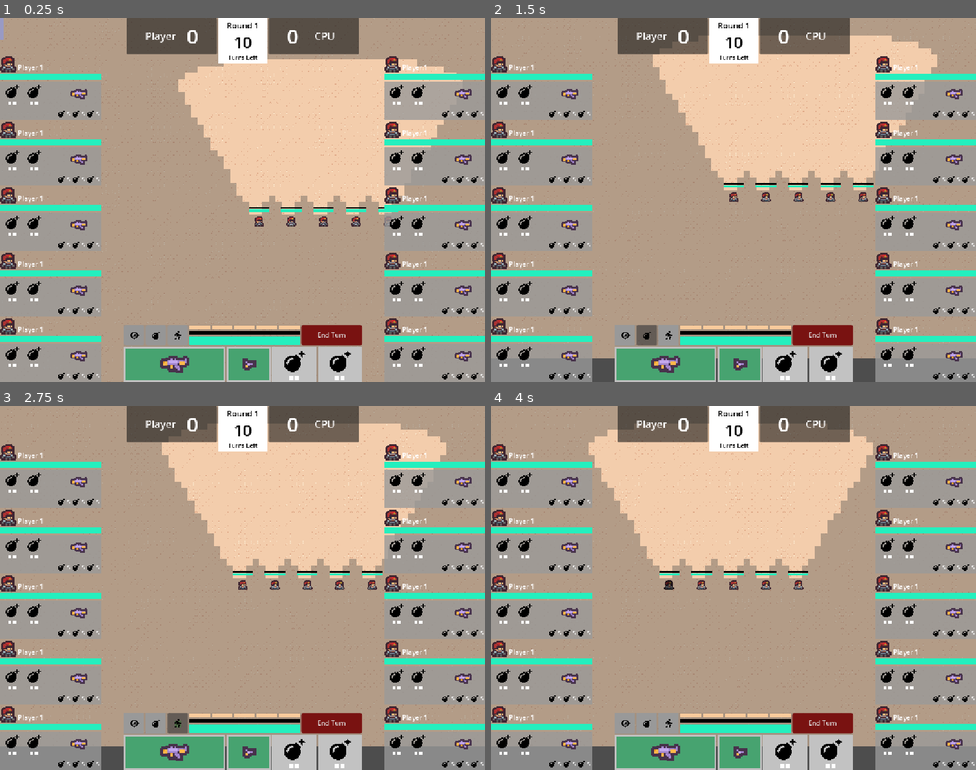
Above: before the commit, frames 1-4 (two rows, left to right).
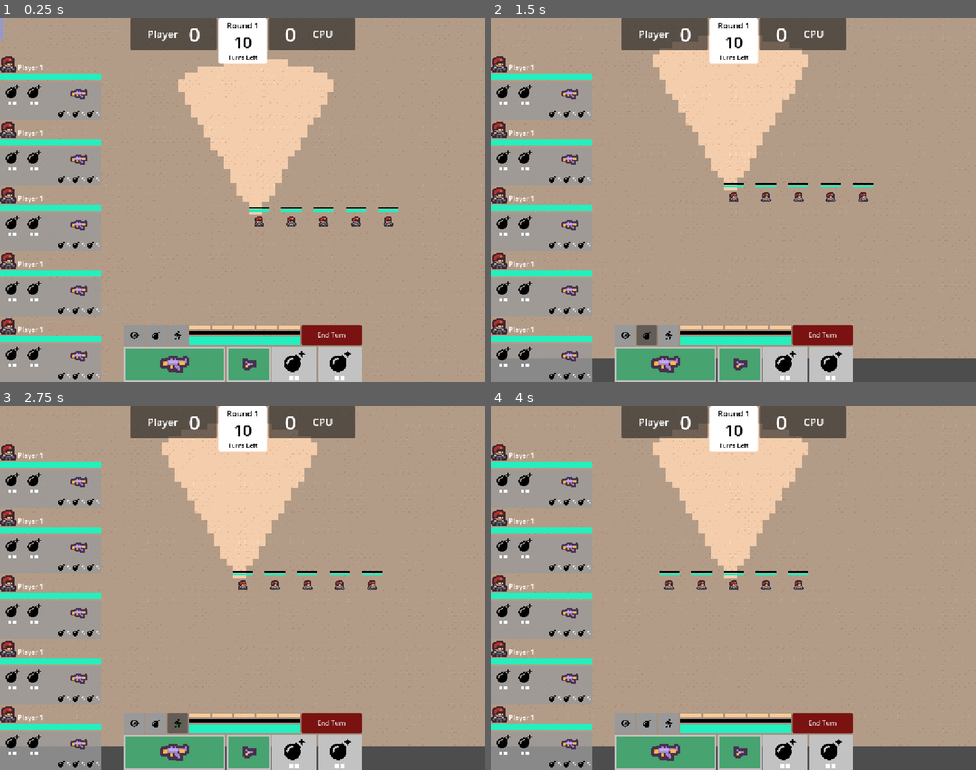
Above: after the commit, the same moments.

Repository: david8zhang/valorant-team-manager-godot
Game: Godot game, scene res://scenes/GameRound.tscn
Two runs of this game, one before a commit and one after it. Both use one fixed random seed, a clock stepped at 60 frames per second and the inputs below.
Inputs (mouse positions are in pixels of both pictures, inside the frame that each line leads up to):
- Up to frame 1 (0.25 s): no input
- Up to frame 2 (1.5 s): click (626, 334) at 0.5 s; click (646, 334) at 1.25 s
- Up to frame 3 (2.75 s): click (179, 722) at 2 s
- Up to frame 4 (4 s): click "End Turn" at 2.75 s; click (665, 751) at 3.5 s

The runs differ from the first frame. In frame 1, 12% of the frame differs, in the area x 26-100%, y 0-100%; in frame 2, 15%; in frame 3, 15%; in frame 4, 16%, in the area x 20-100%, y 0-100%.

Commit message:
retool vision system

Diff:
--- a/codebase/prefabs/Agent.tscn
+++ b/codebase/prefabs/Agent.tscn
@@ -1,18 +1,26 @@
-[gd_scene load_steps=8 format=3 uid="uid://dgma3qa7i4xrv"]
+[gd_scene load_steps=10 format=3 uid="uid://dgma3qa7i4xrv"]
 
 [ext_resource type="Script" uid="uid://cousgjyl2dre2" path="res://scripts/Agent.gd" id="1_2tte8"]
 [ext_resource type="PackedScene" uid="uid://kmph2uqtkb3c" path="res://prefabs/Projectile.tscn" id="2_gfyoo"]
 [ext_resource type="SpriteFrames" uid="uid://d02w635ulau0" path="res://animations/sample.tres" id="2_o1fgx"]
+[ext_resource type="Shader" uid="uid://bf76nfgiouag3" path="res://shaders/solid_color.gdshader" id="3_ajnbc"]
 [ext_resource type="StyleBox" uid="uid://dg87xambkxjlc" path="res://prefabs/HealthBG.tres" id="3_n7dr3"]
 [ext_resource type="StyleBox" uid="uid://dy7sneapy3v78" path="res://prefabs/HealthFill.tres" id="4_j1ufw"]
 [ext_resource type="Texture2D" uid="uid://bw87xas1a5usf" path="res://assets/placeholder/vandal_ingame.png" id="5_j1ufw"]
 [ext_resource type="StyleBox" uid="uid://cy5g0kjs21b00" path="res://prefabs/ShieldFill.tres" id="6_efgjp"]
+
+[sub_resource type="ShaderMaterial" id="ShaderMaterial_bgk42"]
+resource_local_to_scene = true
+shader = ExtResource("3_ajnbc")
+shader_parameter/enabled = false
+shader_parameter/solid_color = Color(0.392157, 0.392157, 0.392157, 1)
 
 [node name="Agent" type="Node2D"]
 script = ExtResource("1_2tte8")
 projectile_scene = ExtResource("2_gfyoo")
 
 [node name="AnimatedSprite2D" type="AnimatedSprite2D" parent="."]
+material = SubResource("ShaderMaterial_bgk42")
 scale = Vector2(2, 2)
 sprite_frames = ExtResource("2_o1fgx")
 animation = &"idle"
--- a/codebase/prefabs/AgentStatus.tscn
+++ b/codebase/prefabs/AgentStatus.tscn
@@ -1,6 +1,7 @@
-[gd_scene load_steps=8 format=3 uid="uid://wxeqn8voogow"]
+[gd_scene load_steps=9 format=3 uid="uid://wxeqn8voogow"]
 
 [ext_resource type="Texture2D" uid="uid://beu1d2qdbfmxn" path="res://assets/agents/brimstone.png" id="1_d1d8l"]
+[ext_resource type="Script" uid="uid://bjddamp2r15i4" path="res://scripts/AgentStatus.gd" id="1_mjuwj"]
 [ext_resource type="StyleBox" uid="uid://dg87xambkxjlc" path="res://prefabs/HealthBG.tres" id="2_wjiy0"]
 [ext_resource type="StyleBox" uid="uid://dy7sneapy3v78" path="res://prefabs/HealthFill.tres" id="3_knam2"]
 [ext_resource type="Texture2D" uid="uid://7pdwea6dt72o" path="res://assets/placeholder/bomb-solid-full.svg" id="5_d1d8l"]
@@ -22,6 +23,7 @@
 grow_horizontal = 2
 grow_vertical = 2
 theme_override_styles/panel = SubResource("StyleBoxFlat_qsf7e")
+script = ExtResource("1_mjuwj")
 
 [node name="VBoxContainer" type="VBoxContainer" parent="."]
 layout_mode = 2
--- a/codebase/prefabs/Scoreboard.tscn
+++ b/codebase/prefabs/Scoreboard.tscn
@@ -4,6 +4,10 @@
 
 [sub_resource type="StyleBoxFlat" id="StyleBoxFlat_7gbi6"]
 bg_color = Color(1, 1, 1, 1)
+corner_radius_top_left = 5
+corner_radius_top_right = 5
+corner_radius_bottom_right = 5
+corner_radius_bottom_left = 5
 
 [node name="Scoreboard" type="Control"]
 layout_mode = 3
@@ -31,10 +35,10 @@
 
 [node name="MarginContainer" type="MarginContainer" parent="HBoxContainer/PlayerScoreContainer"]
 layout_mode = 2
-theme_override_constants/margin_left = 35
-theme_override_constants/margin_top = 10
-theme_override_constants/margin_right = 35
-theme_override_constants/margin_bottom = 10
+theme_override_constants/margin_left = 30
+theme_override_constants/margin_top = 5
+theme_override_constants/margin_right = 30
+theme_override_constants/margin_bottom = 5
 
 [node name="PlayerScore" type="HBoxContainer" parent="HBoxContainer/PlayerScoreContainer/MarginContainer"]
 custom_minimum_size = Vector2(150, 0)
@@ -110,10 +114,10 @@
 
 [node name="MarginContainer" type="MarginContainer" parent="HBoxContainer/CPUScoreContainer"]
 layout_mode = 2
-theme_override_constants/margin_left = 35
-theme_override_constants/margin_top = 10
-theme_override_constants/margin_right = 35
-theme_override_constants/margin_bottom = 10
+theme_override_constants/margin_left = 30
+theme_override_constants/margin_top = 5
+theme_override_constants/margin_right = 30
+theme_override_constants/margin_bottom = 5
 
 [node name="CPUScore" type="HBoxContainer" parent="HBoxContainer/CPUScoreContainer/MarginContainer"]
 custom_minimum_size = Vector2(150, 0)
--- a/codebase/project.godot
+++ b/codebase/project.godot
@@ -20,9 +20,9 @@
 window/size/viewport_width=1200
 window/size/viewport_height=900
 window/size/initial_position_type=0
-window/size/initial_position=Vector2i(-2000, -2000)
+window/size/window_width_override=2400
+window/size/window_height_override=1800
 window/stretch/mode="canvas_items"
-window/dpi/allow_hidpi=false
 
 [input]
 
--- a/codebase/scenes/GameRound.tscn
+++ b/codebase/scenes/GameRound.tscn
@@ -39,6 +39,7 @@
 grow_horizontal = 1
 
 [node name="TeamStatus2" parent="CanvasLayer/Control" instance=ExtResource("2_ngxvu")]
+visible = false
 layout_mode = 1
 anchors_preset = 11
 anchor_left = 1.0
--- a/codebase/scripts/Agent.gd
+++ b/codebase/scripts/Agent.gd
@@ -189,3 +189,19 @@
 		if t.x == other_agent_tile_pos.x and t.y == other_agent_tile_pos.y:
 			return true
 	return false
+
+func hide_in_fog_of_war():
+	var shader = sprite.material as ShaderMaterial
+	shader.set_shader_parameter("enabled", true)
+	health_bar.hide()
+	shield_bar.hide()
+
+func hide_fully():
+	hide()
+
+func show_fully():
+	show()
+	health_bar.show()
+	shield_bar.show()
+	var shader = sprite.material as ShaderMaterial
+	shader.set_shader_parameter("enabled", false)
--- a/codebase/scripts/AgentController.gd
+++ b/codebase/scripts/AgentController.gd
@@ -44,7 +44,7 @@
 
 func handle_enemy_agent_click(agent):
 	if curr_action_state == ActionState.PRIMARY_ATTACK or curr_action_state == ActionState.SECONDARY_ATTACK:
-		if game_round.get_ap_cost_for_primary_attack() <= selected_agent.rem_action_points:
+		if game_round.get_ap_cost_for_primary_attack() <= selected_agent.rem_action_points and has_vision_on_enemy(selected_agent, agent):
 			var midpoint_pos = Vector2((selected_agent.global_position.x + agent.global_position.x) / 2, (selected_agent.global_position.y + agent.global_position.y) / 2)
 			game_round.game_camera.target_position = midpoint_pos
 			var battle_preview_menu = game_round.battle_preview_menu
@@ -104,12 +104,12 @@
 		select_agent(agents_to_select.pick_random())
 	else:
 		complete_turn()
-	game_round.update_visible_enemies()
+	game_round.update_visible_enemies_to_player()
 
 func complete_move():
 	highlight_overlay.should_update_pos = true
-	game_round.update_visible_enemies()
-	game_round.map.show_player_team_visible_tiles()
+	game_round.update_visible_enemies_to_player()
+	show_visible_tiles_for_selected_agent()
 
 func complete_turn():
 	selected_agent.has_completed_turn = true
@@ -121,8 +121,7 @@
 	center_camera_on_agent(agent)
 	action_menu.update_all()
 	action_menu.show()
-	selected_agent.update_visible_tiles()
-	game_round.map.show_player_team_visible_tiles()
+	show_visible_tiles_for_selected_agent()
 
 func center_camera_on_agent(agent: Agent):
 	game_round.game_camera.target_position = agent.global_position
@@ -137,7 +136,18 @@
 		action_menu.update_all()
 
 func on_battle_complete():
-	pass
+	if selected_agent.is_dead():
+		complete_turn()
 
 func update_action_menu():
 	action_menu.update_all()
+
+func has_vision_on_enemy(curr_agent, target):
+	var visible_tiles = curr_agent.visible_tiles
+	var enemy_tile_pos = game_round.map.get_tile_pos_from_world_pos(target.global_position)
+	return visible_tiles.has(enemy_tile_pos)
+
+func show_visible_tiles_for_selected_agent():
+	selected_agent.update_visible_tiles()
+	game_round.map.vision_layer.clear()
+	game_round.map.show_specific_visible_tiles(selected_agent.visible_tiles)
--- /dev/null
+++ b/codebase/scripts/AgentStatus.gd
@@ -0,0 +1,2 @@
+class_name AgentStatus
+extends PanelContainer
--- a/codebase/scripts/CPUAgentController.gd
+++ b/codebase/scripts/CPUAgentController.gd
@@ -30,7 +30,7 @@
 func complete_move():
 	on_complete_move.emit()
 	# Update visible enemies for player, since the game is from player's perspective
-	game_round.update_visible_enemies()
+	game_round.update_visible_enemies_to_player()
 	attack_target_if_possible()
 
 func attack_target_if_possible():
--- a/codebase/scripts/DebugMenu.gd
+++ b/codebase/scripts/DebugMenu.gd
@@ -39,4 +39,4 @@
 		if !agent.is_dead():
 			agent.show()
 	game_round.map.show_player_team_visible_tiles()
-	game_round.update_visible_enemies()
+	game_round.update_visible_enemies_to_player()
--- a/codebase/scripts/GameRound.gd
+++ b/codebase/scripts/GameRound.gd
@@ -29,11 +29,12 @@
 	agent_controller.start_turn()
 	for a in player_team.agents:
 		a.update_visible_tiles()
-	map.show_player_team_visible_tiles()
 
 func on_complete_turn():
 	# Check if all agents have completed their turns
 	if have_all_agents_completed_turn():
+		if is_round_over():
+			return
 		go_to_next_turn_cycle()
 	if curr_turn_side == Side.PLAYER:
 		curr_turn_side = Side.CPU
@@ -61,10 +62,23 @@
 		var agent = a as Agent
 		agent.sprite.self_modulate = Color(1, 1, 1)
 
-func update_visible_enemies():
-	var visible_tiles = player_team.get_all_visible_tiles() as Array
+func update_visible_enemies_to_player():
+	# Only show visible enemies for selected agent, otherwise, just show them as gray blobs
+	var selected_agent = agent_controller.selected_agent as Agent
+	var visible_tiles_for_selected_agent = selected_agent.visible_tiles
+	var other_visible_tiles = player_team.get_all_visible_tiles().filter(func (p): return !visible_tiles_for_selected_agent.has(p))
 	var enemy_agents = cpu_team.agents as Array[Agent]
-	update_specific_visible_enemies(visible_tiles, enemy_agents)
+
+	for agent in enemy_agents:
+		if !agent.is_dead():
+			var tile_pos = map.get_tile_pos_from_world_pos(agent.global_position)
+			if visible_tiles_for_selected_agent.has(tile_pos):
+				agent.show_fully()
+			else:
+				if other_visible_tiles.has(tile_pos):
+					agent.hide_in_fog_of_war()
+				else:
+					agent.hide_fully()
 
 func update_specific_visible_enemies(visible_tiles, enemy_agents):
 	for agent in enemy_agents:
@@ -92,3 +106,6 @@
 
 func get_ap_cost_for_primary_attack():
 	return AP_COST_PRIMARY_ATTACK
+
+func is_round_over():
+	return scoreboard.turns_remaining == 0
--- /dev/null
+++ b/codebase/scripts/TeamStatus.gd
@@ -0,0 +1,2 @@
+class_name TeamStatus
+extends Control
--- /dev/null
+++ b/codebase/shaders/solid_color.gdshader
@@ -0,0 +1,15 @@
+shader_type canvas_item;
+
+uniform bool enabled = false;
+uniform vec4 solid_color : source_color = vec4(1.0, 0.0, 0.0, 1.0);
+
+void fragment() {
+    vec4 tex_color = texture(TEXTURE, UV);
+
+    if (enabled) {
+        // Preserve original alpha so transparent areas stay transparent
+        COLOR = vec4(solid_color.rgb, tex_color.a * solid_color.a);
+    } else {
+        COLOR = tex_color;
+    }
+}
Not shown, added: codebase/scripts/AgentStatus.gd.uid
Not shown, added: codebase/scripts/TeamStatus.gd.uid
Not shown, added: codebase/shaders/solid_color.gdshader.uid
